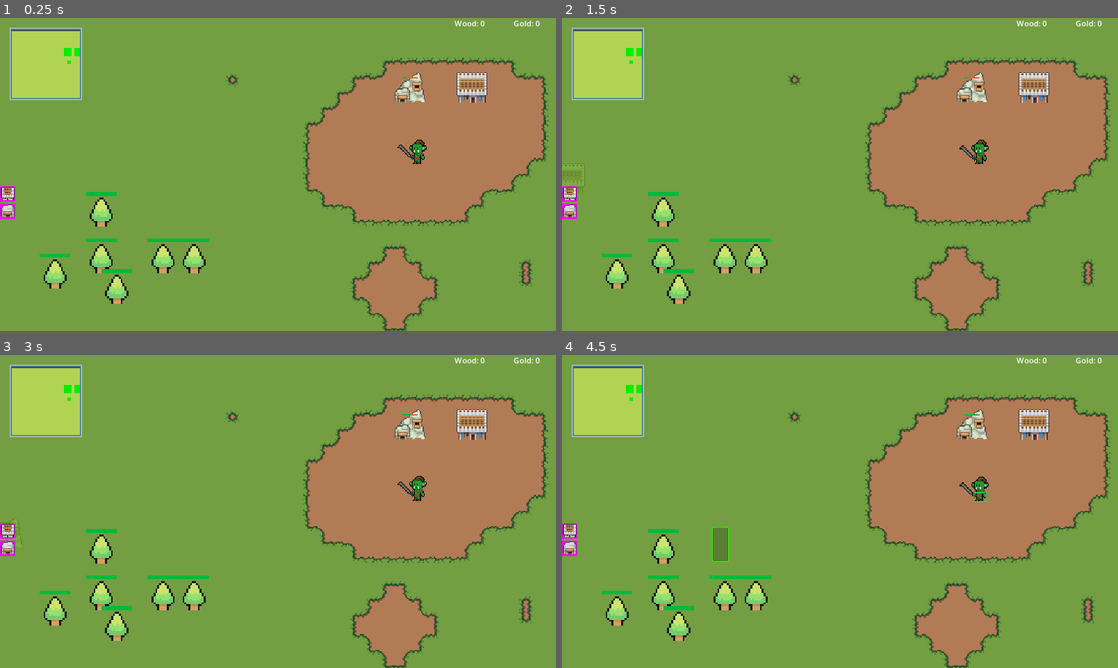
Above: before the commit, frames 1-4 (two rows, left to right).
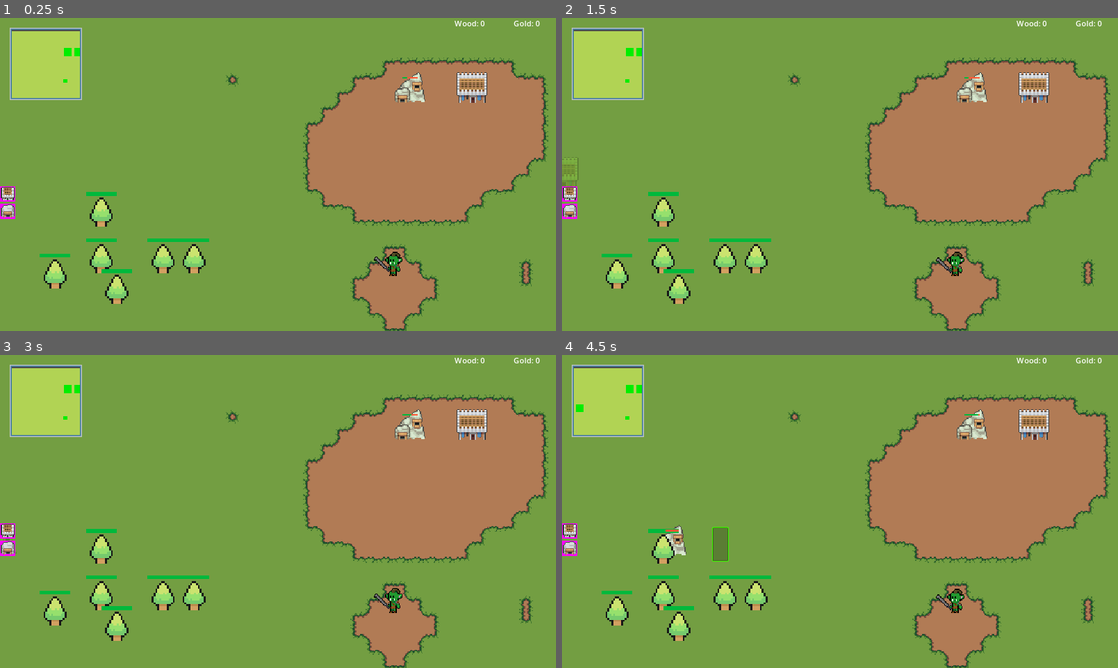
Above: after the commit, the same moments.

Repository: TicTacJoel/RTS-2D
Game: Godot game, scene res://scenes/main/world.tscn
Same seed, same stepped clock (60 frames per second), same inputs: the game is played once before the commit and once after it.
Inputs (mouse positions are in pixels of both pictures, inside the frame that each line leads up to):
- Up to frame 1 (0.25 s): no input
- Up to frame 2 (1.5 s): click (567, 193) at 0.52 s; click (567, 193) at 1.27 s
- Up to frame 3 (3 s): click (5, 549) at 2.02 s; click (5, 549) at 2.77 s
- Up to frame 4 (4.5 s): drag from (1034, 430) to (662, 555) at 3.52 s; drag from (728, 527) to (678, 630) at 4.27 s

The runs differ from the first frame. In frame 1, 0.4% of the frame differs, in the area x 11-77%, y 13-83%; in frame 2, 0.5%; in frame 3, 0.4%; in frame 4, 0.7%, in the area x 2-77%, y 13-83%.
Error before the commit: Trying to assign an array of type "Array" to a variable of type "Array[Vector2]". (res://scenes/buildings/barracks.gd:64)

Commit message:
several buildings and stuff

Diff:
--- a/entities/player/knight.tscn
+++ b/entities/player/knight.tscn
@@ -6,6 +6,7 @@
 [ext_resource type="PackedScene" uid="uid://lssm0473bdyw" path="res://states/idle_state.tscn" id="4_2faml"]
 [ext_resource type="PackedScene" uid="uid://bvykou6uibuvj" path="res://states/walk_state.tscn" id="5_da5mv"]
 [ext_resource type="PackedScene" uid="uid://cp445e1xnlaoj" path="res://states/attack_state.tscn" id="6_128ef"]
+[ext_resource type="PackedScene" uid="uid://d2n4y2n7r2coh" path="res://states/chase_state.tscn" id="6_ni55x"]
 
 [sub_resource type="CapsuleShape2D" id="CapsuleShape2D_6km0o"]
 radius = 5.5
@@ -77,6 +78,12 @@
 "walk": SubResource("Animation_lsleb")
 }
 
+[sub_resource type="CircleShape2D" id="CircleShape2D_qg4lo"]
+radius = 145.0
+
+[sub_resource type="CircleShape2D" id="CircleShape2D_iihep"]
+radius = 29.0172
+
 [node name="Knight" type="CharacterBody2D" groups=["unit"]]
 y_sort_enabled = true
 collision_layer = 4
@@ -125,6 +132,29 @@
 
 [node name="WalkState" parent="StateMachine" instance=ExtResource("5_da5mv")]
 
+[node name="ChaseState" parent="StateMachine" instance=ExtResource("6_ni55x")]
+
 [node name="AttackState" parent="StateMachine" instance=ExtResource("6_128ef")]
 
+[node name="DetectionArea" type="Area2D" parent="."]
+collision_layer = 0
+collision_mask = 6
+
+[node name="DetectionCollision" type="CollisionShape2D" parent="DetectionArea"]
+shape = SubResource("CircleShape2D_qg4lo")
+debug_color = Color(0.877043, 0.342322, 0, 0.42)
+
+[node name="AttackArea" type="Area2D" parent="."]
+collision_layer = 0
+collision_mask = 6
+
+[node name="AttackCollision" type="CollisionShape2D" parent="AttackArea"]
+position = Vector2(0, -8)
+shape = SubResource("CircleShape2D_iihep")
+debug_color = Color(0.992713, 0, 0.248152, 0.42)
+
 [connection signal="velocity_computed" from="NavigationAgent2D" to="." method="_on_navigation_agent_2d_velocity_computed"]
+[connection signal="body_entered" from="DetectionArea" to="." method="_on_detection_area_body_entered"]
+[connection signal="body_exited" from="DetectionArea" to="." method="_on_detection_area_body_exited"]
+[connection signal="body_entered" from="AttackArea" to="." method="_on_attack_area_body_entered"]
+[connection signal="body_exited" from="AttackArea" to="." method="_on_attack_area_body_exited"]
--- a/entities/player/unit.gd
+++ b/entities/player/unit.gd
@@ -4,25 +4,34 @@
 @onready var selected_box: Panel = $Selected
 @onready var animation_player: AnimationPlayer = $AnimationPlayer
 @onready var nav_agent: NavigationAgent2D = $NavigationAgent2D
-@onready var unit: CharacterBody2D = $"."
 @onready var state_machine: StateMachine = $StateMachine
-@onready var knight: CharacterBody2D = $"."
 
 # Stats
 var health: int
+var armor: int
 var damage: int
+var aoe_size: float
 var attack_speed: float
+var attack_range: float
+var vision_range: float
 var movement_speed: float
 var cost: int
-var team: Types.TEAM
-var enemy: bool = false
+var production_time: float
+var description: String
+@export var team: Types.TEAM
 @export var race: Types.RACE
 @export var unit_type: String
 
 var follow_cursor: bool = false
-var target: Vector2
+var target: Variant = null
 var moving: bool = false
 var selected = false
+
+# States
+var idleState = Types.unit_states[Types.UNIT_STATES.IdleState]
+var walkState = Types.unit_states[Types.UNIT_STATES.WalkState]
+var chaseState = Types.unit_states[Types.UNIT_STATES.ChaseState]
+var attackState = Types.unit_states[Types.UNIT_STATES.AttackState]
 
 signal update_location(pos)
 signal died
@@ -36,6 +45,8 @@
 #------------------------------------------------------------------------------|
 func _physics_process(delta: float) -> void:
 	emit_signal("update_location", global_position)
+	if target != null:
+		update_target_position()
 	state_machine_start(delta)
 
 #------------------------------------------------------------------------------|
@@ -48,6 +59,7 @@
 
 #------------------------------------------------------------------------------|
 func get_stats() -> void:
+	## get stats for current unit according to race and unit name
 	var stats = UnitData.get_unit_stats(race, unit_type)
 	if stats.is_empty():
 		push_error("Invalid unit type '%s' for race %s" % [unit_type, Types.RACE.keys()[race]])
@@ -61,6 +73,7 @@
 
 #------------------------------------------------------------------------------|
 func add_marker() -> void:
+	## Add a minimap marker to the unit on spawn
 	Global.minimap.add_marker(self)
 
 #------------------------------------------------------------------------------|
@@ -69,15 +82,40 @@
 		state_machine._physics_process_state(delta)
 
 #------------------------------------------------------------------------------|
-func set_target(pos: Vector2) -> void:
+func set_target_position(pos: Vector2) -> void:
+	## if the target position is no enemy unit, set the target as Vector2 position
 	target = pos
 	nav_agent.target_position = pos
 	moving = true
 
 #------------------------------------------------------------------------------|
+func set_target_node(node: Node2D) -> void:
+	## if the target position is a enemy unit, set the target as Node2D position
+	target = node
+	nav_agent.target_position = node.global_position
+	moving = true
+
+#------------------------------------------------------------------------------|
+func update_target_position():
+	if target is Node2D and is_instance_valid(target):
+		nav_agent.target_position = target.global_position
+
+#------------------------------------------------------------------------------|
 func set_selected(isSelected: bool):
 	selected = isSelected
 	selected_box.visible = isSelected
+
+#------------------------------------------------------------------------------|
+func on_player_attack_command(enemy: Node2D) -> void:
+	print("Attack command")
+	set_target_node(enemy)
+	state_machine.change_state(chaseState)
+
+#------------------------------------------------------------------------------|
+func on_player_move_command(pos: Vector2) -> void:
+	print("Move command")
+	set_target_position(pos)
+	state_machine.change_state(walkState)
 
 #------------------------------------------------------------------------------|
 func _on_died():
@@ -88,3 +126,32 @@
 func _on_navigation_agent_2d_velocity_computed(safe_velocity: Vector2) -> void:
 	velocity = safe_velocity
 	move_and_slide()
+
+#------------------------------------------------------------------------------|
+func _on_detection_area_body_entered(body: Node2D) -> void:
+	## Chase enemy if he enters the detection area
+	## and no other movement command is given
+
+	print("Body entered with team ", body.team)
+	print("My own team ", team)
+	# TODO: add all enemies to a list, and when there is no target anymore, get the next one
+	if body.team != team and not target:
+		print("chasing target")
+		target = body
+		state_machine.change_state(chaseState)
+
+#------------------------------------------------------------------------------|
+func _on_detection_area_body_exited(body: Node2D) -> void:
+	pass
+	# TODO: remove enemy from enemies list
+	#if body.is_in_group("Enemy"):
+		#target = null
+		#state_machine.change_state(idleState)
+
+#------------------------------------------------------------------------------|
+func _on_attack_area_body_entered(body: Node2D) -> void:
+	pass # Replace with function body.
+
+#------------------------------------------------------------------------------|
+func _on_attack_area_body_exited(body: Node2D) -> void:
+	pass # Replace with function body.
--- a/globals/Types.gd
+++ b/globals/Types.gd
@@ -1,4 +1,18 @@
 extends Node
+
+var unit_states = {
+	UNIT_STATES.IdleState: "IdleState",
+	UNIT_STATES.WalkState: "WalkState",
+	UNIT_STATES.ChaseState: "ChaseState",
+	UNIT_STATES.AttackState: "AttackState",
+}
+
+enum UNIT_STATES {
+	IdleState,
+	WalkState,
+	ChaseState,
+	AttackState,
+}
 
 enum RACE {
 	Human,
--- a/globals/UnitData.gd
+++ b/globals/UnitData.gd
@@ -27,6 +27,7 @@
 			"Attack_speed": 1.0,
 			"Movement_speed": 50.0,
 			"Cost": 100,
+			"Description": "Description",
 		},
 		"Archer": {
 			"Health": 50,
@@ -34,6 +35,7 @@
 			"Attack_speed": 1.0,
 			"Movement_speed": 50.0,
 			"Cost": 100,
+			"Description": "Description",
 		},
 		"Cavalry": {
 			"Health": 50,
@@ -41,6 +43,7 @@
 			"Attack_speed": 1.0,
 			"Movement_speed": 50.0,
 			"Cost": 100,
+			"Description": "Description",
 		}
 	},
 	"Orc": {
@@ -50,6 +53,7 @@
 			"Attack_speed": 1.0,
 			"Movement_speed": 50.0,
 			"Cost": 100,
+			"Description": "Description",
 		},
 		"Spearman": {
 			"Health": 50,
@@ -57,6 +61,7 @@
 			"Attack_speed": 1.0,
 			"Movement_speed": 50.0,
 			"Cost": 100,
+			"Description": "Description",
 		},
 		"Warg": {
 			"Health": 50,
@@ -64,6 +69,7 @@
 			"Attack_speed": 1.0,
 			"Movement_speed": 50.0,
 			"Cost": 100,
+			"Description": "Description",
 		}
 	},
 }
--- a/project.godot
+++ b/project.godot
@@ -33,6 +33,7 @@
 unit=""
 building=""
 build_buttons=""
+Enemy=""
 
 [input]
 
--- a/scenes/buildings/gold_mine.tscn
+++ b/scenes/buildings/Goldmine.tscn
@@ -1,7 +1,7 @@
 [gd_scene load_steps=6 format=3 uid="uid://0mo13qfbnj27"]
 
-[ext_resource type="Script" path="res://scenes/buildings/gold_mine.gd" id="1_3xlpc"]
-[ext_resource type="Texture2D" uid="uid://duurmc8t5qdnv" path="res://assets/buildings/Goldmine1.png" id="2_u3j1k"]
+[ext_resource type="Script" path="res://scenes/buildings/Goldmine.gd" id="1_3hqid"]
+[ext_resource type="Texture2D" uid="uid://duurmc8t5qdnv" path="res://assets/buildings/Goldmine1.png" id="2_heubm"]
 
 [sub_resource type="RectangleShape2D" id="RectangleShape2D_a7qux"]
 size = Vector2(27, 16)
@@ -14,11 +14,11 @@
 
 [node name="GoldMine" type="StaticBody2D" groups=["building"]]
 y_sort_enabled = true
-script = ExtResource("1_3xlpc")
+script = ExtResource("1_3hqid")
 
 [node name="Sprite2D" type="Sprite2D" parent="."]
 position = Vector2(0, -16)
-texture = ExtResource("2_u3j1k")
+texture = ExtResource("2_heubm")
 
 [node name="CollisionShape2D" type="CollisionShape2D" parent="."]
 position = Vector2(-0.5, -8)
--- a/scenes/buildings/barracks.gd
+++ b/scenes/buildings/barracks.gd
@@ -2,8 +2,8 @@
 
 @export var unit: PackedScene
 @export var spawn_point: Node2D
+
 @onready var collision_shape: CollisionShape2D = $CollisionShape2D
-
 @onready var selected_box: Panel = $Selected
 @onready var spawn_menu: CanvasLayer = $SpawnMenu
 
@@ -17,8 +17,10 @@
 
 var health: int
 var cost: int
+var team: Types.TEAM
+var enemy: bool = false
 var description: String
-var footprint: Array[Vector2]
+var footprint: Array
 @export var race: Types.RACE
 @export var building_type: String
 
--- a/scenes/buildings/barracks.tscn
+++ b/scenes/buildings/barracks.tscn
@@ -1,9 +1,9 @@
 [gd_scene load_steps=7 format=3 uid="uid://7tyfc6rwmd61"]
 
-[ext_resource type="Script" path="res://scenes/buildings/barracks.gd" id="1_vjkyq"]
-[ext_resource type="PackedScene" uid="uid://blwrkk68b82bg" path="res://entities/player/knight.tscn" id="2_5sfd4"]
-[ext_resource type="PackedScene" uid="uid://6xt5qfj0e564" path="res://menus/ingame/spawn_menu.tscn" id="3_51ad0"]
-[ext_resource type="Texture2D" uid="uid://bn7s3r88b2nce" path="res://assets/buildings/Barracks2.png" id="3_loask"]
+[ext_resource type="Script" path="res://scenes/buildings/Barracks.gd" id="1_hm7xa"]
+[ext_resource type="PackedScene" uid="uid://blwrkk68b82bg" path="res://entities/player/knight.tscn" id="2_6bkop"]
+[ext_resource type="Texture2D" uid="uid://bn7s3r88b2nce" path="res://assets/buildings/Barracks2.png" id="3_ugh7e"]
+[ext_resource type="PackedScene" uid="uid://6xt5qfj0e564" path="res://menus/ingame/spawn_menu.tscn" id="4_n5hoo"]
 
 [sub_resource type="StyleBoxFlat" id="StyleBoxFlat_6qe6h"]
 bg_color = Color(0.6, 0.6, 0.6, 0)
@@ -22,8 +22,8 @@
 collision_layer = 2
 collision_mask = 4
 input_pickable = true
-script = ExtResource("1_vjkyq")
-unit = ExtResource("2_5sfd4")
+script = ExtResource("1_hm7xa")
+unit = ExtResource("2_6bkop")
 spawn_point = NodePath("SpawnPoint")
 building_type = "Barracks"
 
--- a/scenes/main/map_1.tscn
+++ b/scenes/main/map_1.tscn
@@ -4,9 +4,9 @@
 [ext_resource type="Texture2D" uid="uid://epnh6xiftfdy" path="res://assets/environment/Tileset_Grass.png" id="2_p8g1t"]
 [ext_resource type="PackedScene" uid="uid://caqsjuxt8bp3g" path="res://scenes/objects/tree.tscn" id="3_1kpf5"]
 [ext_resource type="Script" path="res://scenes/main/ground.gd" id="3_877jj"]
-[ext_resource type="PackedScene" uid="uid://0mo13qfbnj27" path="res://scenes/buildings/gold_mine.tscn" id="3_st6wl"]
+[ext_resource type="PackedScene" uid="uid://0mo13qfbnj27" path="res://scenes/buildings/Goldmine.tscn" id="3_st6wl"]
 [ext_resource type="Texture2D" uid="uid://bn7s3r88b2nce" path="res://assets/buildings/Barracks2.png" id="4_6b2kv"]
-[ext_resource type="PackedScene" uid="uid://7tyfc6rwmd61" path="res://scenes/buildings/barracks.tscn" id="4_cgk28"]
+[ext_resource type="PackedScene" uid="uid://7tyfc6rwmd61" path="res://scenes/buildings/Barracks.tscn" id="4_cgk28"]
 [ext_resource type="PackedScene" uid="uid://blwrkk68b82bg" path="res://entities/player/knight.tscn" id="6_t6pcv"]
 
 [sub_resource type="NavigationPolygon" id="NavigationPolygon_3sbdv"]
@@ -644,5 +644,6 @@
 [node name="Units" type="Node2D" parent="."]
 y_sort_enabled = true
 
-[node name="Knight" parent="Units" instance=ExtResource("6_t6pcv")]
-position = Vector2(440, 191)
+[node name="Knight" parent="Units" groups=["Enemy"] instance=ExtResource("6_t6pcv")]
+position = Vector2(415, 307)
+team = 3
--- a/scenes/main/world.gd
+++ b/scenes/main/world.gd
@@ -10,10 +10,12 @@
 var build_location
 var build_type
 # TODO: Change to not fixed value
-var race: String = "human"
+var race: String = "Human"
 
 var current_gold
 var units = []
+var cost_string = "Cost"
+var footprint_string = "Footprint"
 
 #------------------------------------------------------------------------------|
 func _ready() -> void:
@@ -31,13 +33,36 @@
 #------------------------------------------------------------------------------|
 func _unhandled_input(event: InputEvent) -> void:
 	if event.is_action_pressed("RightClick") and !build_mode:
-		move_selected_units(get_global_mouse_position())
+		var click_pos = get_global_mouse_position()
+		var clicked_node = get_node_under_cursor(click_pos)
+
+		#if clicked_node and clicked_node.is_in_group("Enemy"):
+		if clicked_node and clicked_node.team != Types.TEAM.team1:
+			attack_selected_units(clicked_node)
+		else:
+			move_selected_units(click_pos)
 
 	if event.is_action_released("RightClick") and build_mode == true:
 		cancel_build_mode()
 	if event.is_action_released("LeftClick") and build_mode == true:
 		verify_and_build()
 		cancel_build_mode()
+
+#------------------------------------------------------------------------------|
+func get_node_under_cursor(click_pos: Vector2) -> Node2D:
+	var space_state = get_world_2d().direct_space_state
+
+	var query := PhysicsPointQueryParameters2D.new()
+	query.position = click_pos
+	query.collide_with_areas = true
+	query.collide_with_bodies = true
+
+	var result = space_state.intersect_point(query, 1)
+	if result.size() > 0:
+		var collider = result[0].collider
+		if collider is Node2D:
+			return collider
+	return null
 
 #------------------------------------------------------------------------------|
 func get_units() -> void:
@@ -89,7 +114,16 @@
 			(col - formation_size / 2.0) * spacing,
 			(row - formation_size / 2.0) * spacing
 		)
-		selected_units[i].set_target(click_pos + offset)
+		if count > 1:
+			selected_units[i].on_player_move_command(click_pos + offset)
+		else:
+			selected_units[i].on_player_move_command(click_pos)
+
+#------------------------------------------------------------------------------|
+func attack_selected_units(target_node: Node2D) -> void:
+	for unit in units:
+		if unit.selected:
+			unit.on_player_attack_command(target_node)
 
 #------------------------------------------------------------------------------|
 # Building Functions
@@ -112,7 +146,7 @@
 
 	# Get the building's footprint
 	# TODO: replace fixed "human" with race
-	var building_footprint = BuildingData.building_data[race][build_type]["Footprint"]
+	var building_footprint = BuildingData.building_data[race][build_type][footprint_string]
 
 	# Check if all tiles in the footprint are clear
 	for relative_pos in building_footprint:
@@ -121,7 +155,7 @@
 			build_valid = false
 			break  # Exit the loop as soon as an invalid tile is found
 
-	if current_gold < BuildingData.building_data[race][build_type]["cost"]:
+	if current_gold < BuildingData.building_data[race][build_type][cost_string]:
 		build_valid = false
 
 	if build_valid:
@@ -145,11 +179,11 @@
 func verify_and_build():
 	var building_exclusion = map_node.get_node("BuildingExclusion")
 	# Get size and footprint of building
-	var building_footprint = BuildingData.building_data[race][build_type]["Footprint"]
+	var building_footprint = BuildingData.building_data[race][build_type][footprint_string]
 	var ground_tilemap = map_node.get_node("Ground")
 
 	if  build_valid:
-		if current_gold >= BuildingData.building_data[race][build_type]["cost"]:
+		if current_gold >= BuildingData.building_data[race][build_type][cost_string]:
 			var new_tower = load("res://scenes/buildings/" + build_type + ".tscn").instantiate()
 			new_tower.position = build_location
 			new_tower.type = build_type
@@ -163,7 +197,7 @@
 
 			# Let ground know, it needs to rebake
 			ground_tilemap.notify_runtime_tile_data_update()
-			Global.Gold -= BuildingData.building_data[race][build_type]["cost"]
+			Global.Gold -= BuildingData.building_data[race][build_type][cost_string]
 
 #------------------------------------------------------------------------------|
 func show_building_info():
--- a/states/attack_state.gd
+++ b/states/attack_state.gd
@@ -1,10 +1,11 @@
 extends State
 
-var cooldown_timer := 0.0
+var cooldown_timer: float = 0.0
 
 #------------------------------------------------------------------------------|
 func enter(prev_state: State) -> void:
-	state_owner.play_animation("attack")
+	print("Entered attacking state")
+	#state_owner.play_animation("attack")
 	cooldown_timer = 0.0
 
 #------------------------------------------------------------------------------|
@@ -21,9 +22,8 @@
 	cooldown_timer -= delta
 	if cooldown_timer <= 0.0:
 		perform_attack()
-		cooldown_timer = state_owner.attack_cooldown
+		cooldown_timer = state_owner.attack_speed
 
 #------------------------------------------------------------------------------|
 func perform_attack() -> void:
-	print("%s attacks %s for %d damage" % [state_owner.name, state_owner.target.name, state_owner.attack_damage])
-	# Apply damage logic here
+	print("%s attacks %s for %d damage" % [state_owner.name, state_owner.target.name, state_owner.damage])
--- /dev/null
+++ b/states/chase_state.gd
@@ -0,0 +1,26 @@
+extends State
+
+var stop_distance: float = 50.0
+var idleState = Types.unit_states[Types.UNIT_STATES.IdleState]
+var attackState = Types.unit_states[Types.UNIT_STATES.AttackState]
+
+func enter(prev_state):
+	print("Entered chase state")
+	state_owner.animation_player.play("walk")
+	stop_distance = state_owner.vision_range
+
+func update(delta):
+	state_owner.update_target_position()
+
+	if not is_instance_valid(state_owner.target):
+		state_owner.state_machine.change_state(idleState)
+		return
+
+	var distance = state_owner.global_position.distance_to(state_owner.target.global_position)
+	if distance <= stop_distance:
+		state_owner.state_machine.change_state(attackState)
+		return
+
+	if not state_owner.target:
+	#if state_owner.nav_agent.is_navigation_finished():
+		state_owner.nav_agent.target_position = state_owner.target.global_position
--- /dev/null
+++ b/states/chase_state.tscn
@@ -0,0 +1,6 @@
+[gd_scene load_steps=2 format=3 uid="uid://d2n4y2n7r2coh"]
+
+[ext_resource type="Script" path="res://states/chase_state.gd" id="1_tsc0f"]
+
+[node name="ChaseState" type="Node2D"]
+script = ExtResource("1_tsc0f")
--- a/states/idle_state.gd
+++ b/states/idle_state.gd
@@ -2,6 +2,7 @@
 
 #------------------------------------------------------------------------------|
 func enter(prev_state: State) -> void:
+	print("Entered idle state")
 	idle()
 
 #------------------------------------------------------------------------------|
--- a/states/state_machine.gd
+++ b/states/state_machine.gd
@@ -17,6 +17,7 @@
 	# Start in Idle if available
 	call_deferred("start")
 
+#------------------------------------------------------------------------------|
 func start() -> void:
 	if "IdleState" in states:
 		change_state("IdleState")
--- a/states/walk_state.gd
+++ b/states/walk_state.gd
@@ -4,6 +4,7 @@
 
 #------------------------------------------------------------------------------|
 func enter(prev_state: State) -> void:
+	print("Entered walking state")
 	state_owner.animation_player.play("walk")
 
 #------------------------------------------------------------------------------|
--- a/ui/ui.tscn
+++ b/ui/ui.tscn
@@ -74,13 +74,13 @@
 offset_right = 32.0
 grow_vertical = 0
 
-[node name="barracks" type="TextureButton" parent="HUD/BuildBar" groups=["build_buttons"]]
+[node name="Barracks" type="TextureButton" parent="HUD/BuildBar" groups=["build_buttons"]]
 layout_mode = 2
 size_flags_horizontal = 4
 size_flags_vertical = 4
 texture_normal = SubResource("PlaceholderTexture2D_nfex2")
 
-[node name="TextureRect" type="TextureRect" parent="HUD/BuildBar/barracks"]
+[node name="TextureRect" type="TextureRect" parent="HUD/BuildBar/Barracks"]
 layout_mode = 1
 anchors_preset = 8
 anchor_left = 0.5
@@ -96,13 +96,13 @@
 scale = Vector2(0.7, 0.7)
 texture = SubResource("AtlasTexture_djss6")
 
-[node name="gold_mine" type="TextureButton" parent="HUD/BuildBar" groups=["build_buttons"]]
+[node name="Goldmine" type="TextureButton" parent="HUD/BuildBar" groups=["build_buttons"]]
 layout_mode = 2
 size_flags_horizontal = 4
 size_flags_vertical = 4
 texture_normal = SubResource("PlaceholderTexture2D_qjrbp")
 
-[node name="TextureRect" type="TextureRect" parent="HUD/BuildBar/gold_mine"]
+[node name="TextureRect" type="TextureRect" parent="HUD/BuildBar/Goldmine"]
 layout_mode = 1
 anchors_preset = 8
 anchor_left = 0.5
@@ -118,5 +118,5 @@
 scale = Vector2(0.7, 0.7)
 texture = SubResource("AtlasTexture_i5axg")
 
-[connection signal="mouse_entered" from="HUD/BuildBar/barracks" to="." method="_on_barracks_mouse_entered"]
-[connection signal="mouse_exited" from="HUD/BuildBar/barracks" to="." method="_on_barracks_mouse_exited"]
+[connection signal="mouse_entered" from="HUD/BuildBar/Barracks" to="." method="_on_barracks_mouse_entered"]
+[connection signal="mouse_exited" from="HUD/BuildBar/Barracks" to="." method="_on_barracks_mouse_exited"]
Not shown: 1 places in entities/player/knight.tscn that only renumber resources
Renamed: scenes/buildings/gold_mine.gd -> scenes/buildings/Goldmine.gd
Not shown: 2 places in scenes/buildings/barracks.tscn that only renumber resources
